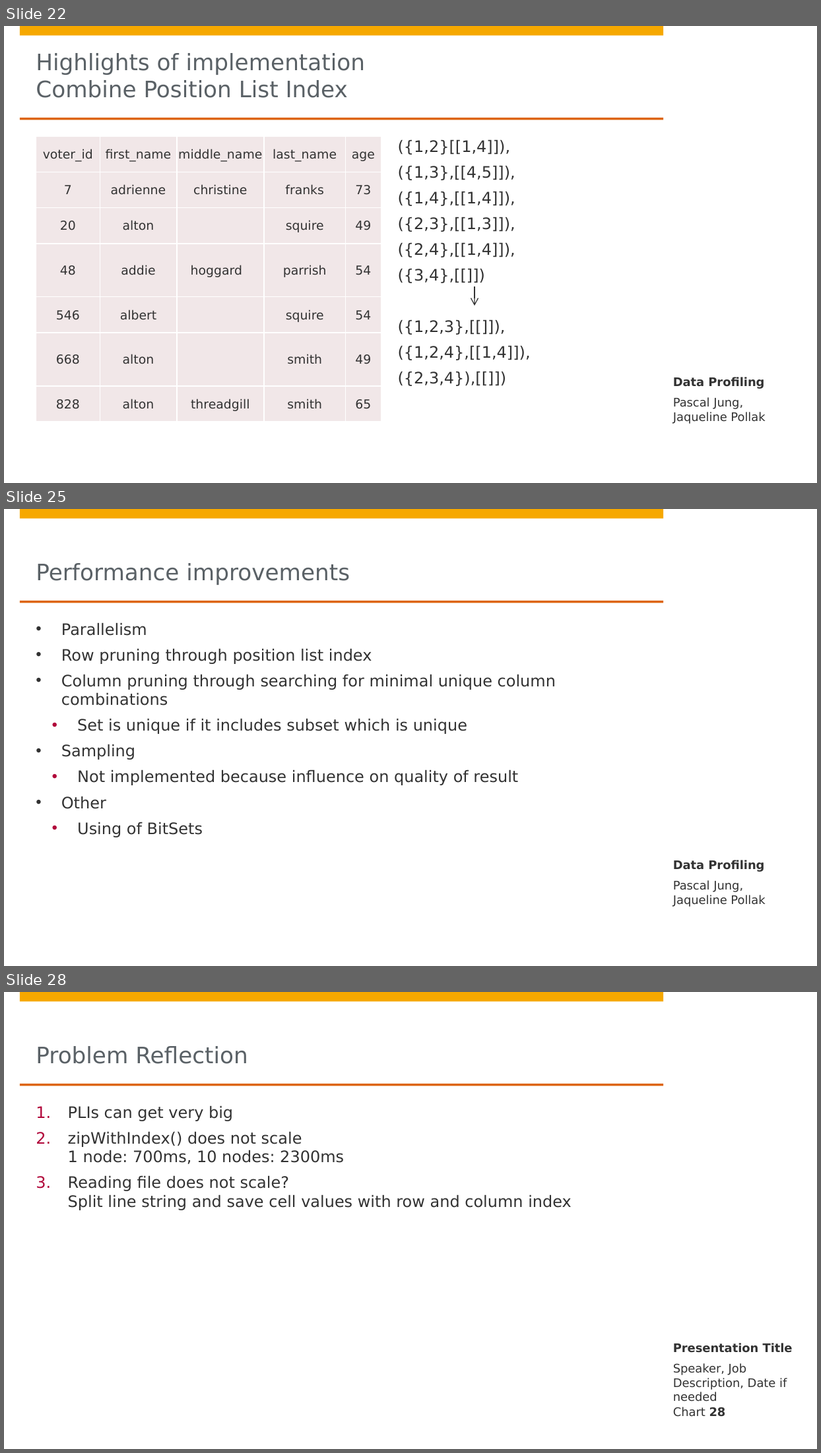
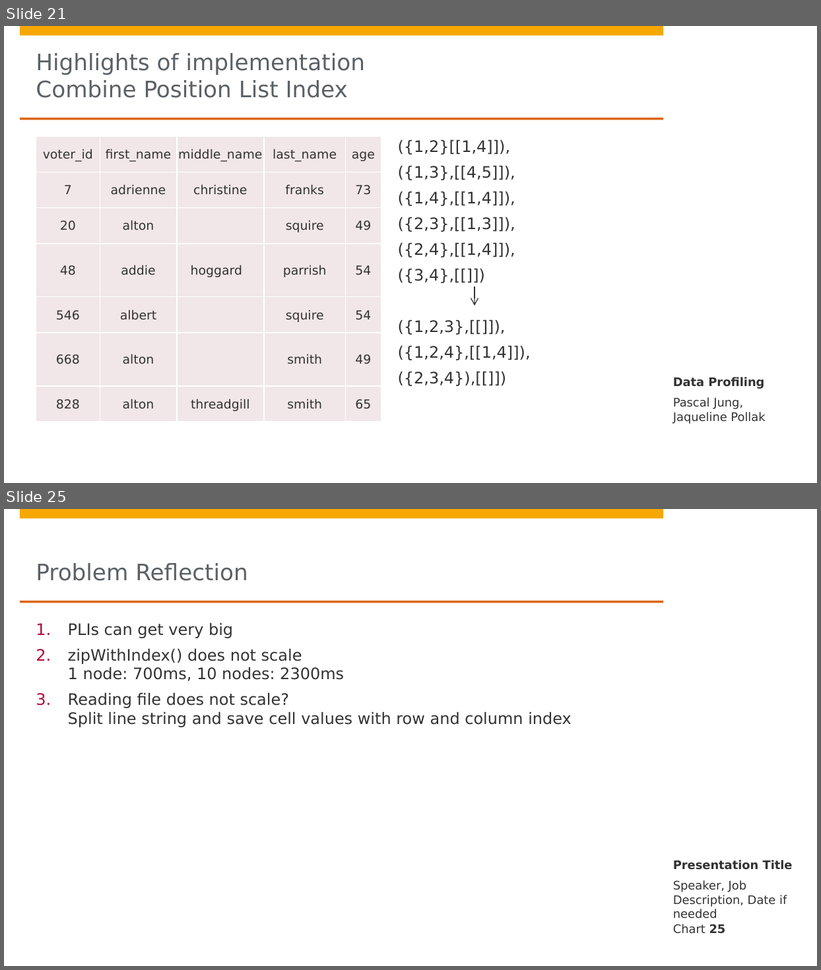
Before and after one commit to DBDA15/data-profiling, a slide deck: presentation.pptx. Shown one above the other, each under a label of ours: slides 22, 25 and 28 before the commit, slides 21 and 25 after it; the slides between them are not shown. The pictures are 821x1453 and 821x970 pixels, drawn with LibreOffice and Linux fonts; fonts in the diff are those of the drawing; background and template pictures are left out. Boxes give left, top, right and bottom in pixels: in the first picture for what was removed or moved away, otherwise in the second. Text is boxed around its words. In the diff, an @@ line names an element or a change of style, - is before the commit and + after.

```diff
--- a/presentation.pptx
+++ b/presentation.pptx
@@ slide 25 removed at bbox=[4, 509, 817, 966], background #FFFFFF; not listed: 4 template elements that a slide beside it also shows @@
@@ title removed at bbox=[36, 563, 350, 585] @@
-Performance improvements
@@ text removed at bbox=[61, 623, 556, 838] @@
-• Parallelism
-• Row pruning through position list index
-• Column pruning through searching for minimal unique column combinations
-  • Set is unique if it includes subset which is unique
-• Sampling
-  • Not implemented because influence on quality of result
-• Other
-  • Using of BitSets
@@ text removed at bbox=[673, 860, 764, 872] @@
-Data Profiling
@@ text removed at bbox=[673, 881, 765, 907] @@
-Pascal Jung,
-Jaqueline Pollak
@@ what was slide 22 is now slide 21 @@
@@ what was slide 28 is now slide 25 @@
@@ page number at bbox=[673, 924, 726, 934]: text changed @@
-Chart 28
+Chart 25
```
Also in this commit, not shown: 8 slides changed, 7 other slides removed.
